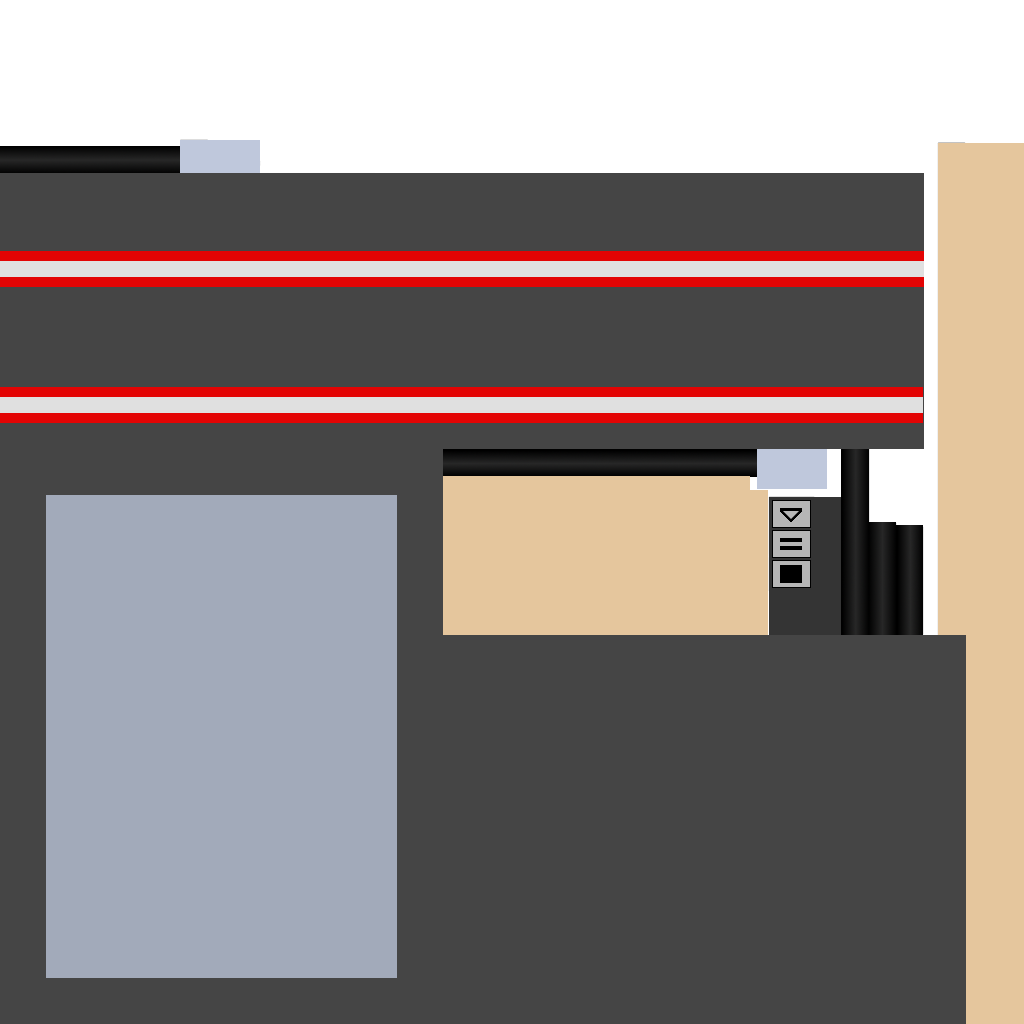
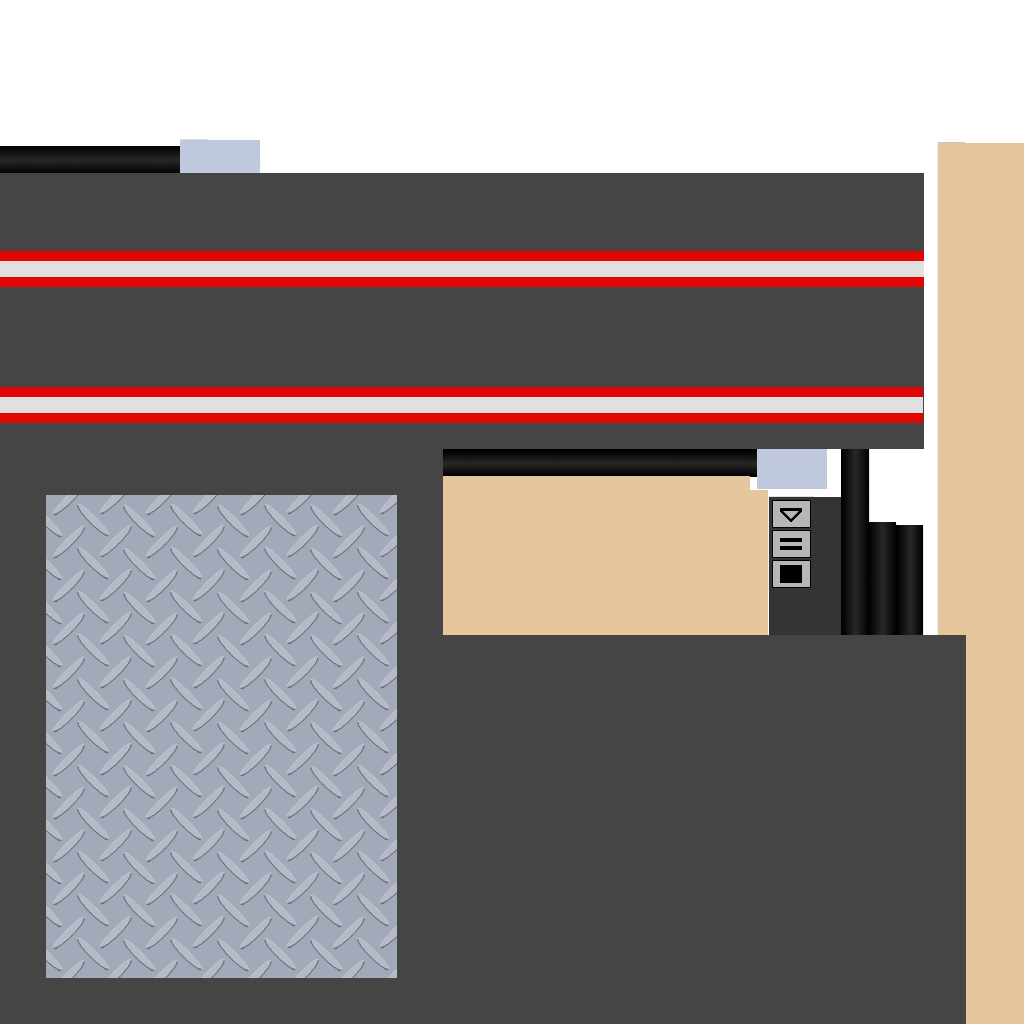
Two versions of the same layered image (1024px x 1024px). Layer-by-layer changes:
added group "Mounting Surface #1" with 16 layers in group "Texture" over [46, 495, 397, 978]
added layer "Diamond Pattern" in group "Mounting Surface #1" over [46, 495, 397, 978]
renamed "Mounting Surface" to "Mounting Surface Flat Metal", moved it into group "Mounting Surface #1", painted on it over [46, 495, 397, 978]
